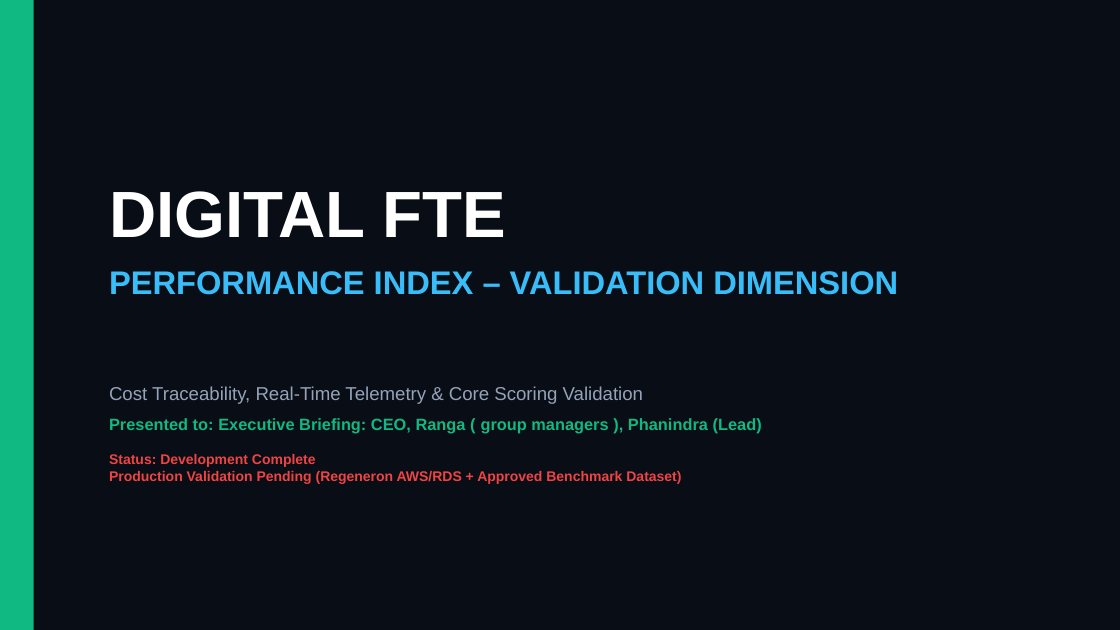
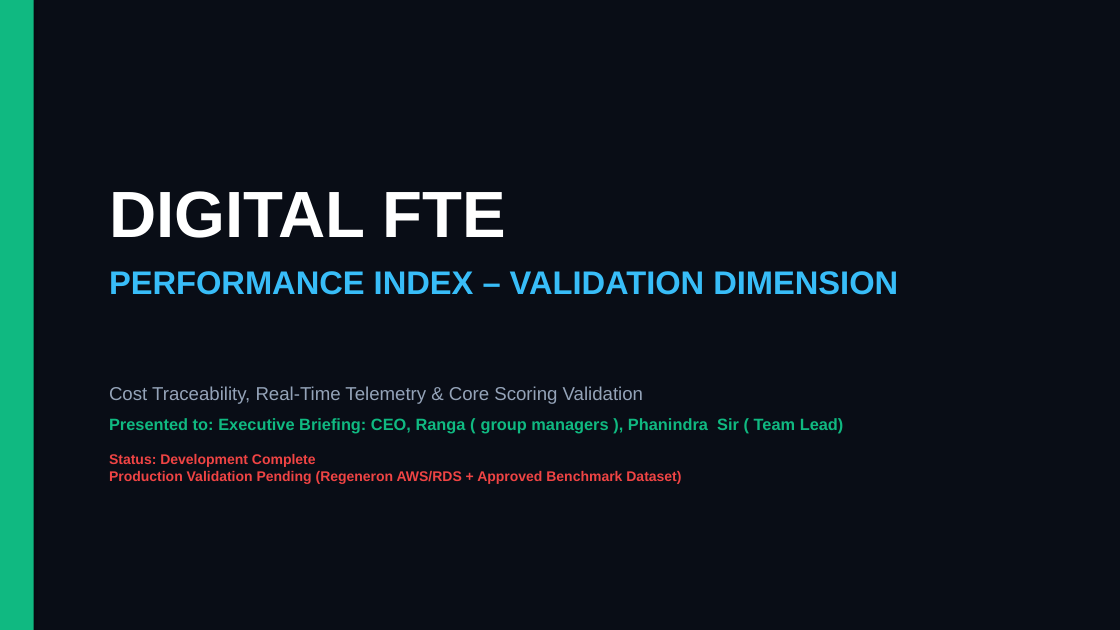
Before and after one commit to phanindraintelligenzit-afk/widget, a slide deck: slide 1 of dpi-ls-validation.pptx. Drawn at 1120x630 pixels with LibreOffice and Linux fonts; fonts in the diff are those of the drawing. Boxes give left, top, right and bottom in pixels: in the first picture for what was removed or moved away, otherwise in the second. Text is boxed around its words. In the diff, an @@ line names an element or a change of style, - is before the commit and + after.

```diff
--- a/dpi-ls-validation.pptx
+++ b/dpi-ls-validation.pptx
@@ text at box(109, 418, 844, 433): text changed @@
-Presented to: Executive Briefing: CEO, Ranga ( group managers ), Phanindra (Lead)
+Presented to: Executive Briefing: CEO, Ranga ( group managers ), Phanindra Sir ( Team Lead)
```
Also in this commit, not shown: 1 other slide changed, 27 other files.
